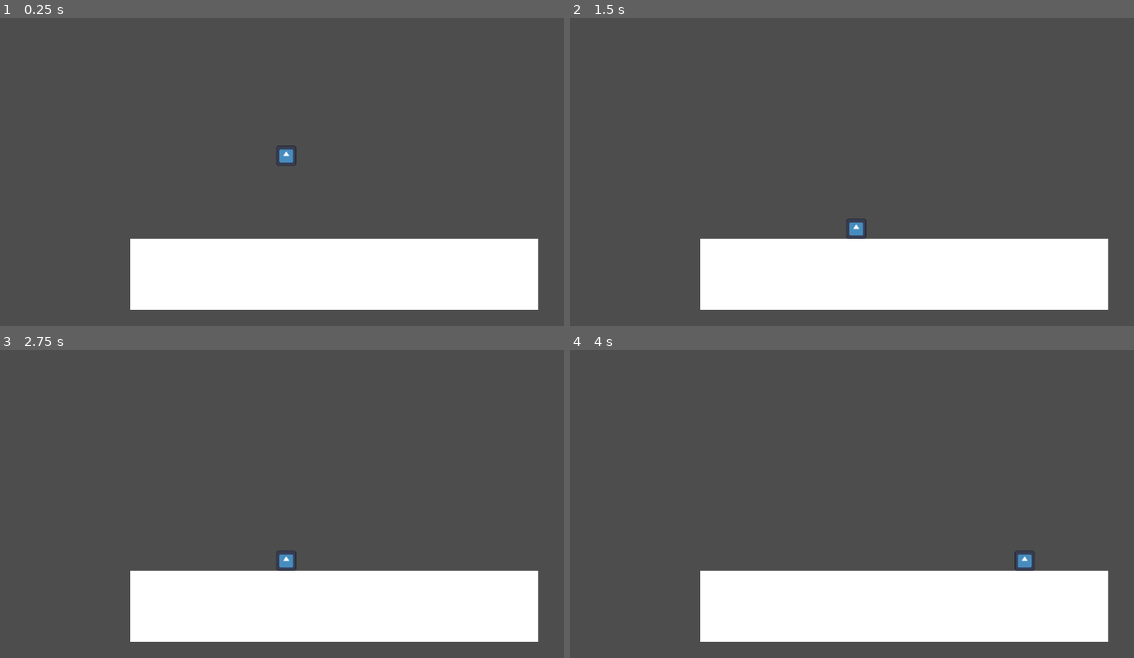
Above: before the commit, frames 1-4 (two rows, left to right).
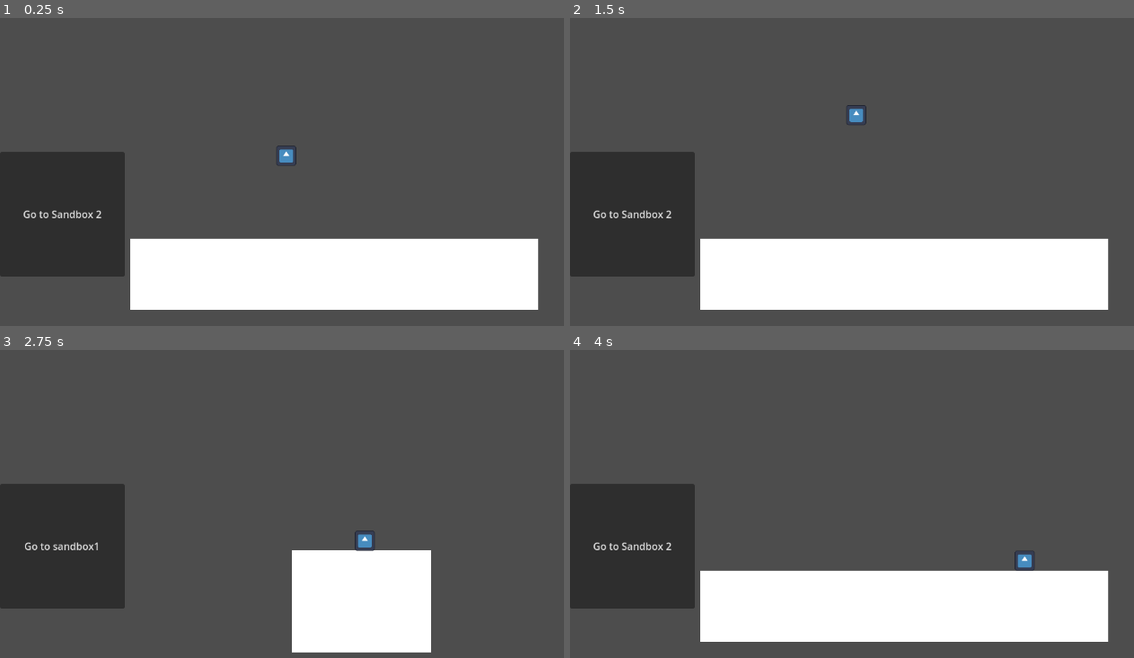
Above: after the commit, the same moments.

Repository: SpiesW/Godot_Learning
Game: Godot game, scene res://src/game_controller/game_controller.tscn
Same seed, same stepped clock (60 frames per second), same inputs: the game is played once before the commit and once after it. Before the commit the project starts from res://src/levels/sandbox.tscn. The engine's default icon, where the game draws it, is replaced by a stand-in: a white triangle on a blue panel in a dark square.
Inputs (mouse positions are in pixels of both pictures, inside the frame that each line leads up to):
- Up to frame 1 (0.25 s): no input
- Up to frame 2 (1.5 s): click (632, 215) at 0.5 s, where only the run after the commit has a clickable "Go to Sandbox 2"; click (632, 215) at 1.25 s, where only the run after the commit has a clickable "Go to sandbox1"
- Up to frame 3 (2.75 s): click (62, 547) at 2 s, where only the run after the commit has a clickable "Go to Sandbox 2"
- Up to frame 4 (4 s): click (632, 547) at 2.75 s, where only the run after the commit has a clickable "Go to sandbox1"; tap Enter at 3.5 s; hold D (Right) from 3.53 s (still down); tap W (Jump) at 3.77 s

The runs differ from the first frame. In frame 1, 8.9% of the frame differs, in the area x 0-23%, y 43-84%; in frame 2, 9.2%; in frame 3, 23%, in the area x 0-96%, y 43-99%; in frame 4, 8.9%.

Commit message:
First pass at gameController

Diff:
--- a/godot-learning-project/project.godot
+++ b/godot-learning-project/project.godot
@@ -11,9 +11,13 @@
 [application]
 
 config/name="Godot Learning Project"
-run/main_scene="res://src/levels/sandbox.tscn"
+run/main_scene="res://src/game_controller/game_controller.tscn"
 config/features=PackedStringArray("4.3", "Forward Plus")
 config/icon="res://icon.svg"
+
+[autoload]
+
+Globals="*res://src/singleton/globals.gd"
 
 [display]
 
--- /dev/null
+++ b/godot-learning-project/src/game_controller/game_controller.gd
@@ -0,0 +1,28 @@
+class_name GameController
+extends Node
+
+@export var gui: Node2D
+@export var world2D: Control
+
+var current_gui = null
+var current_world_2d = null
+
+func _ready():
+	Globals.game_controller = self
+	change_world2d_scene('res://src/levels/sandbox.tscn')
+	change_gui_scene('res://src/guis/gui_test.tscn')
+
+
+func change_world2d_scene(new_file: String):
+	if current_world_2d != null:
+		current_world_2d.queue_free()
+	var new_scene = load(new_file).instantiate()
+	world2D.add_child(new_scene)
+	current_world_2d = new_scene
+
+func change_gui_scene(new_file: String):
+	if current_gui != null:
+		current_gui.queue_free()
+	var new_scene = load(new_file).instantiate()
+	gui.add_child(new_scene)
+	current_gui = new_scene
--- /dev/null
+++ b/godot-learning-project/src/game_controller/game_controller.tscn
@@ -0,0 +1,16 @@
+[gd_scene load_steps=2 format=3 uid="uid://d1hcnfoqebnnb"]
+
+[ext_resource type="Script" path="res://src/game_controller/game_controller.gd" id="1_ep2q4"]
+
+[node name="GameController" type="Node" node_paths=PackedStringArray("gui", "world2D")]
+script = ExtResource("1_ep2q4")
+gui = NodePath("World2D")
+world2D = NodePath("GUI")
+
+[node name="World2D" type="Node2D" parent="."]
+
+[node name="GUI" type="Control" parent="."]
+layout_mode = 3
+anchors_preset = 0
+offset_right = 40.0
+offset_bottom = 40.0
--- /dev/null
+++ b/godot-learning-project/src/guis/gui_test.gd
@@ -0,0 +1,16 @@
+extends Control
+
+
+# Called when the node enters the scene tree for the first time.
+func _ready() -> void:
+	pass # Replace with function body.
+
+
+# Called every frame. 'delta' is the elapsed time since the previous frame.
+func _process(delta: float) -> void:
+	pass
+
+
+func _on_button_pressed() -> void:
+	Globals.game_controller.change_world2d_scene('res://src/levels/sandbox_2.tscn')
+	Globals.game_controller.change_gui_scene("res://src/guis/gui_test2.tscn")
--- /dev/null
+++ b/godot-learning-project/src/guis/gui_test.tscn
@@ -0,0 +1,26 @@
+[gd_scene load_steps=2 format=3 uid="uid://nnu84s8lpqr5"]
+
+[ext_resource type="Script" path="res://src/guis/gui_test.gd" id="1_nr50q"]
+
+[node name="GuiTest" type="Control"]
+layout_mode = 3
+anchors_preset = 15
+anchor_right = 1.0
+anchor_bottom = 1.0
+grow_horizontal = 2
+grow_vertical = 2
+script = ExtResource("1_nr50q")
+
+[node name="CanvasLayer" type="CanvasLayer" parent="."]
+
+[node name="Button" type="Button" parent="CanvasLayer"]
+anchors_preset = 4
+anchor_top = 0.5
+anchor_bottom = 0.5
+offset_top = -4.0
+offset_right = 200.0
+offset_bottom = 196.0
+grow_vertical = 2
+text = "Go to Sandbox 2"
+
+[connection signal="pressed" from="CanvasLayer/Button" to="." method="_on_button_pressed"]
--- /dev/null
+++ b/godot-learning-project/src/guis/gui_test2.tscn
@@ -0,0 +1,26 @@
+[gd_scene load_steps=2 format=3 uid="uid://bs62kabr0eyex"]
+
+[ext_resource type="Script" path="res://src/guis/gui_test_2.gd" id="1_iygun"]
+
+[node name="GuiTest2" type="Control"]
+layout_mode = 3
+anchors_preset = 15
+anchor_right = 1.0
+anchor_bottom = 1.0
+grow_horizontal = 2
+grow_vertical = 2
+script = ExtResource("1_iygun")
+
+[node name="CanvasLayer" type="CanvasLayer" parent="."]
+
+[node name="Button" type="Button" parent="CanvasLayer"]
+anchors_preset = 4
+anchor_top = 0.5
+anchor_bottom = 0.5
+offset_top = -4.0
+offset_right = 200.0
+offset_bottom = 196.0
+grow_vertical = 2
+text = "Go to sandbox1"
+
+[connection signal="pressed" from="CanvasLayer/Button" to="." method="_on_button_pressed"]
--- /dev/null
+++ b/godot-learning-project/src/guis/gui_test_2.gd
@@ -0,0 +1,16 @@
+extends Control
+
+
+# Called when the node enters the scene tree for the first time.
+func _ready() -> void:
+	pass # Replace with function body.
+
+
+# Called every frame. 'delta' is the elapsed time since the previous frame.
+func _process(delta: float) -> void:
+	pass
+
+
+func _on_button_pressed() -> void:
+	Globals.game_controller.change_world2d_scene("res://src/levels/sandbox.tscn")
+	Globals.game_controller.change_gui_scene('res://src/guis/gui_test.tscn')
--- /dev/null
+++ b/godot-learning-project/src/levels/sandbox_2.tscn
@@ -0,0 +1,24 @@
+[gd_scene load_steps=3 format=3 uid="uid://bs2a7m1jb73bb"]
+
+[ext_resource type="PackedScene" uid="uid://cpnv2whokkm1j" path="res://src/player/player.tscn" id="1_pv8sy"]
+
+[sub_resource type="RectangleShape2D" id="RectangleShape2D_im8hy"]
+size = Vector2(220.5, 162)
+
+[node name="sandbox2" type="Node2D"]
+
+[node name="StaticBody2D" type="StaticBody2D" parent="."]
+
+[node name="CollisionShape2D" type="CollisionShape2D" parent="StaticBody2D"]
+position = Vector2(579.75, 508)
+shape = SubResource("RectangleShape2D_im8hy")
+
+[node name="ColorRect" type="ColorRect" parent="StaticBody2D"]
+offset_left = 468.0
+offset_top = 426.0
+offset_right = 691.0
+offset_bottom = 590.0
+
+[node name="Player" parent="." instance=ExtResource("1_pv8sy")]
+position = Vector2(585, 389)
+scale = Vector2(0.25, 0.25)
--- a/godot-learning-project/src/player/player.gd
+++ b/godot-learning-project/src/player/player.gd
@@ -1,4 +1,5 @@
 extends CharacterBody2D
+
 
 var direction: Vector2 = Vector2.ZERO
 var speed: int = 300
--- /dev/null
+++ b/godot-learning-project/src/singleton/globals.gd
@@ -0,0 +1,4 @@
+extends Node
+
+
+var game_controller: GameController
